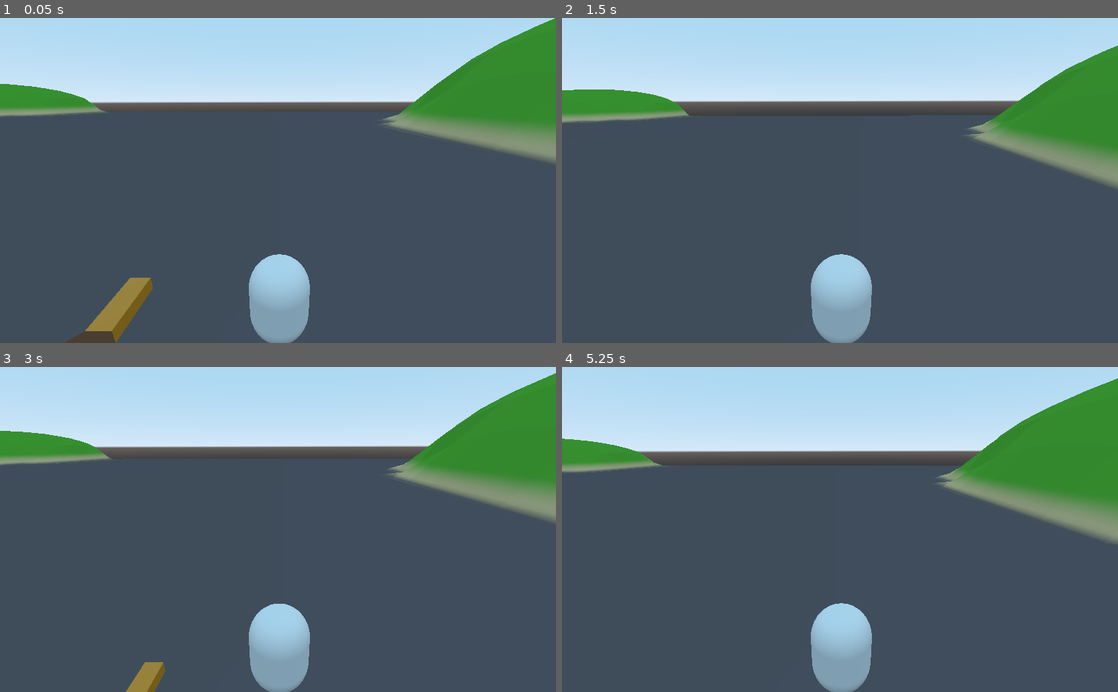
Above: before the commit, frames 1-4 (two rows, left to right).
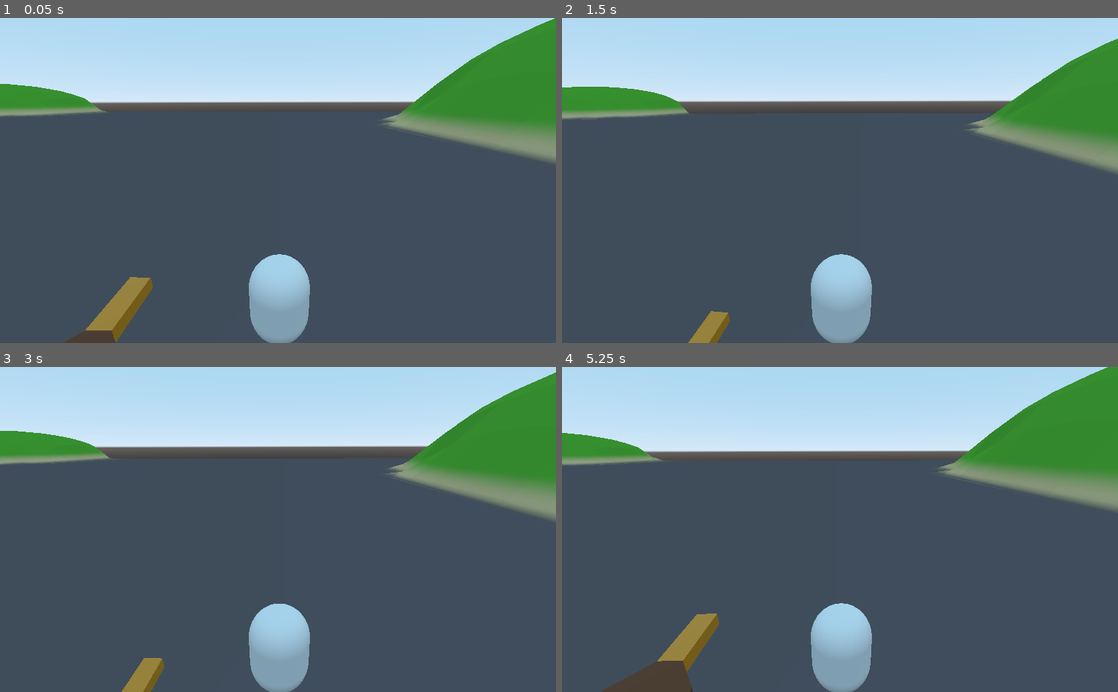
Above: after the commit, the same moments.

Repository: uzarnom/race-to-the-new-world
Game: Godot game, scene res://Test Env/TestLevel.tscn
Same seed, same stepped clock (60 frames per second), same inputs: the game is played once before the commit and once after it. The project has no main scene, so this scene is started directly.
Inputs (mouse positions are in pixels of both pictures, inside the frame that each line leads up to):
- Up to frame 1 (0.05 s): no input
- Up to frame 2 (1.5 s): tap Enter at 0.5 s; move the mouse to (867, 180) at 0.52 s; hold Up (alt_forward) from 0.53 s (still down); tap 1 (builditem1) at 0.6 s; tap Space (jump) at 0.77 s; tap 2 (builditem2) at 0.8, 1.35 s; move the mouse to (812, 180) at 1.27 s
- Up to frame 3 (3 s): keep holding Up (alt_forward); tap Space (jump) at 1.52, 2.75 s; tap 3 (builditem3) at 1.55, 2.1 s; move the mouse to (289, 523) at 2.02 s; click (289, 523) at 2.3 s; move the mouse to (272, 536) at 2.77 s; click (272, 536) at 2.85 s
- Up to frame 4 (5.25 s): keep holding Up (alt_forward); tap Space (jump) at 3.02, 3.77, 4.52 s; tap . (testingTrigger) at 3.05, 3.6 s; move the mouse to (878, 532) at 3.52 s; tap 4 (builditem4, bound only after the commit) at 3.8, 4.35 s; tap F (cancelControl) at 4.15 s; move the mouse to (795, 526) at 4.27 s; tap 5 (builditem5, bound only after the commit) at 4.55, 5.1 s; move the mouse to (845, 529) at 5.02 s

The runs differ from the first frame. In frame 1, less than 0.1% of the frame differs, in the area x 1-99%, y 1-100%; in frame 2, 4.3%; in frame 3, 0.3%; in frame 4, 8.9%, in the area x 0-100%, y 0-100%.

Commit message:
updated build menu system to scan directory, and navigate directory, updated player to build items continuously

Diff:
--- a/Scripts/BuildMenu.gd
+++ b/Scripts/BuildMenu.gd
@@ -4,7 +4,9 @@
 var scanDirectory = "res://assets/Items"
 var partsDirectory = "res://assets/Ship Parts/"
 
-var currentFolder = scanDirectory
+var currentFolder = partsDirectory
+
+var filesAndFolders = []
 
 
 # InputMode variables
@@ -16,12 +18,15 @@
 
 func _ready():
 
+
 	setPosition() # set the UI's position
 
-	var files = scanFilesForBuildMenu(scanDirectory) # scan the directoy for an array of items
-
-	displayCurrentMenuItems(files) # displays the array of items
-
+	# scan and display menu items
+#	var files = scanFilesForBuildMenu(scanDirectory) # scan the directoy for an array of items
+#	displayCurrentMenuItems(files) # displays the array of items
+	ReBuildMenu(currentFolder)
+
+	# the new scan and display menu items
 	# print(files) # Testing - prints the array of items
 
 	# functions
@@ -41,13 +46,51 @@
 		MainLevel.changeInputMode(InputMode.PlayerMode)
 
 	if(Input.is_action_just_pressed("testingTrigger")):
-		scanAndBuildMenuItems(partsDirectory)
+
+		# This is how we scan the directory and display it
+#		var directoryList = ScanDirectory(partsDirectory)
+#		filesAndFolders = directoryList
+#		DisplayScannedDirectory(directoryList)
+
+		# This next one is testing the get parent folder thing
+		print(GetParentFolder())
+
 		pass
 
 # Receive a number from the player and return the selected menu or null if menu switching
 func receiveInput(menuNumber:int):
-	print("Need to implement the menu system once the dynamic items for the ship has been finished")
-	return preload("res://assets/Ship Parts/weight.tscn").instance()
+
+	#return preload("res://assets/Ship Parts/weight.tscn").instance()
+
+	menuNumber -= 1
+
+	# if the menu selection is outside the selection, return null to show no change or
+	if(menuNumber < 0 || menuNumber > filesAndFolders.size()-1):
+		return null
+
+	var file = filesAndFolders[menuNumber]
+	if(IsFile(file)):
+		# return the instance things
+		print("Loading: " + file.folder + file.filename)
+		return ResourceLoader.load(file.folder + file.fileName)
+		pass
+	else:
+		# a folder, navigate and rebuild menu
+		if(file == ".."):
+			currentFolder = GetParentFolder()
+			ReBuildMenu(currentFolder)
+		else:
+			print("Current Folder: " + currentFolder)
+			print("file: " + file)
+			currentFolder = currentFolder + file + "/"
+			ReBuildMenu(currentFolder)
+
+		return null
+		pass
+
+	# Need to change to allow for changing directory, s
+	# store current directory so we can use current directory + file name
+	# store current directory list
 
 # Based on the screens resolution, set the location of thebuild menu
 func setPosition():
@@ -60,7 +103,7 @@
 	print("Rect Position = " + str(rect_position))
 
 # **********************
-# Old file scan method and display
+# Old file scan method and display - becoming obsolete
 # **********************
 # the curren method to get the list of buildables
 func scanFilesForBuildMenu(toScan:String):
@@ -114,24 +157,18 @@
 	pass
 
 # **********************
-# New Item scan and display methods
-# **********************
-func scanAndBuildMenuItems(toScan:String):
-#	var dir = Directory.new()
-#	dir.open(toScan)
-#	dir.list_dir_begin()
-	print("Building Menu - startign at: " + toScan)
-	var tempList = recursiveScan(toScan)
-	print(tempList)
-
-func recursiveScan(scanDir:String):
+# Recersive scan - obsolete
+# **********************
+func ScanAndBuildMenuItems(toScan:String):
+	var tempList = RecursiveScan(toScan)
+	return tempList
+
+func RecursiveScan(scanDir:String):
 	var retArr = []
 
 	var dir = Directory.new()
 	dir.open(scanDir)
 	dir.list_dir_begin(true,true)
-
-	print("New Recurse - scanning: " + scanDir)
 
 	var file = dir.get_next()
 	while file != "":
@@ -142,7 +179,7 @@
 			# check folder has an image
 			var temp_file = File.new()
 			if(temp_file.file_exists(nextScan + ".png")):
-				retArr.append({nextScan: recursiveScan(nextScan) })
+				retArr.append({nextScan: RecursiveScan(nextScan) })
 			else:
 				print(str(file) + " Does not have an accompanying .png")
 		else:
@@ -165,11 +202,153 @@
 	# return the file and folder array
 	return retArr
 
-
-
-
+# requries a position and level
+func DisplayMenuItems(files):
+
+	# Steps
+	# clear current Menu items
+	ClearChildren()
+	# Loop the files
+
+	# for now store the position and files globally
+	#
+
+	pass
+
+# **********************
+# Scan This directory only
+# **********************
+
+func ScanDirectory(toScan:String):
+	var retArr = []
+
+	var dir = Directory.new()
+	dir.open(toScan)
+	dir.list_dir_begin(true, true)
+
+	if(toScan != partsDirectory):
+		retArr.append("..")
+
+	var file = dir.get_next()
+	while file != "": # While Items exist within the directory
+			# IF A FOLDER
+			if(dir.current_is_dir()):
+				# ensure the folder has an image, else don't add it
+				var temp_file = File.new()
+				if(temp_file.file_exists(partsDirectory + "/" + file + ".png")):
+					retArr.append(file)
+				else:
+					print("BUILD MENU ERROR: the following folder does not have a png, ignoring folder: " + str(file))
+
+
+			# If a File
+			else:
+				if(file.ends_with(".tscn")):
+					var newItem = ItemPreLoad.new()
+					newItem.folder = toScan
+					newItem.fileName = file
+					newItem.ItemImage = toScan + "/" + file.substr(0, file.length()-5) + '.png'
+					print("Image Name "+ newItem.ItemImage)
+					# Verify we have an image for the resrouce, and append if we have both
+					var temp_file = File.new()
+					if(temp_file.file_exists(newItem.ItemImage)):
+						retArr.append(newItem)
+					else:
+						print(str(file) + " Does not have an accompanying .png")
+
+			# Before we start the next loop, load next file into file variable
+			file = dir.get_next()
+
+	return retArr
+
+func DisplayScannedDirectory(directory:Array):
+	# Clear current Menu Items
+	ClearChildren()
+
+	var position = 0
+	var lengthInterval = 64
+
+	for file in directory:
+
+		var newRect = TextureRect.new()
+		var texture
+
+		#Note Error checking is done before adding the file to this list
+		if(typeof(file) == TYPE_STRING && file == ".."):#back folder shit
+			texture = ResourceLoader.load(partsDirectory + "/back.png")
+		elif(typeof(file) == TYPE_STRING):# if its a string its a folder
+			var iconPath = currentFolder + "/" + file + ".png"
+			texture = ResourceLoader.load(iconPath)
+		else: # is a folder
+			print(file.ItemImage)
+			texture = ResourceLoader.load(file.ItemImage)
+
+		newRect.texture = texture
+		newRect.rect_scale.x = 0.5
+		newRect.rect_scale.y = 0.5
+
+		newRect.rect_position.x = position * lengthInterval
+		position += 1
+
+		$MenuBackground.add_child(newRect)
+		# load image resource
+		# place image resource
+		# if file is ".." use special image at set location
+		pass
+
+
+	pass
+
+func ReBuildMenu(buildFolder:String):
+	var directoryList = ScanDirectory(currentFolder)
+	filesAndFolders = directoryList
+	DisplayScannedDirectory(directoryList)
+
+	pass
+# **********************
+# Helper functions
+# **********************
 func toggleVisibility():
 	visible = !visible
+
+func ClearChildren():
+	for n in $MenuBackground.get_children():
+		$MenuBackground.remove_child(n)
+		n.queue_free()
+
+
+func GetParentFolder():
+
+#	print(currentFolder.find_last("/"))
+#	print(currentFolder.substr(0, 23))
+#	var newFol:String = currentFolder.substr(0,23)
+#	var remPoint:int = newFol.find_last("/")
+#	newFol = newFol.substr(0, remPoint+1)
+#	print(currentFolder)
+#	print(newFol)
+
+
+	if(currentFolder == partsDirectory):
+		return currentFolder
+
+	# remove the last folder, keeping the trailing '/'
+	var remPoint:int = currentFolder.find_last("/")
+	currentFolder = currentFolder.substr(0, remPoint)
+	remPoint = currentFolder.find_last("/")
+	currentFolder = currentFolder.substr(0, remPoint+1)
+
+	return currentFolder
+	pass
+
+func IsFile(file):
+	if(typeof(file) == TYPE_STRING):
+		return false # it is a folder if it is just a string
+	else:
+		return true # else an object is a file
+
+# **********************
+# InputMode Change response
+# **********************
 # function which responds to the InputmodeChange
 func InputModeChanged():
 	print("Currently in Build Menu, receiving new inputMode")
--- a/Scripts/Main Hull.gd
+++ b/Scripts/Main Hull.gd
@@ -138,17 +138,17 @@
 	MainLevel.changeInputMode(InputMode.PlayerMode)
 	return
 	# RetTarget #The Player Hopefully
-	print("The Return Target: " + RetTarget.name)
-	var Cam = get_node("Camera_Point").get_node("Camera")
-
-	if(Cam == null):
-		print("The Camera is not located under this object: " + name)
-		return
-
-	# Remove from this and add the camera new parent
-	get_node("Camera_Point").remove_child(Cam)
-	RetTarget.get_node("Camera_Point").add_child(Cam)
-	Cam.global_transform.origin = RetTarget.get_node("Camera_Point").global_transform.origin
+#	print("The Return Target: " + RetTarget.name)
+#	var Cam = get_node("Camera_Point").get_node("Camera")
+#
+#	if(Cam == null):
+#		print("The Camera is not located under this object: " + name)
+#		return
+#
+#	# Remove from this and add the camera new parent
+#	get_node("Camera_Point").remove_child(Cam)
+#	RetTarget.get_node("Camera_Point").add_child(Cam)
+#	Cam.global_transform.origin = RetTarget.get_node("Camera_Point").global_transform.origin
 
 # **********************
 # Build system
--- a/Scripts/Player.gd
+++ b/Scripts/Player.gd
@@ -2,7 +2,7 @@
 
 # Player Movement Varibales
 export var speed = 15
-export var gravity = 12.25
+export var gravity = 20
 export var jumpforce = 10
 var acceleration = 5
 
@@ -38,6 +38,7 @@
 
 # Build Mode Variables
 var buildable:Node = null
+var buildableToInstance = null
 var buildMenu:Node = null
 
 
@@ -101,7 +102,7 @@
 
 	# Apply Gravity, check for jump and if on floor
 	var snapDist = 0.2
-	var snap = Vector3.DOWN * snapDist#if is_on_floor() else Vector3.ZERO
+	snap = Vector3.DOWN * snapDist#if is_on_floor() else Vector3.ZERO
 
 	if(!is_on_floor()): #if not on floor apply gravity, disable snapping
 		gravity_vec += Vector3.DOWN * gravity * delta
@@ -153,7 +154,7 @@
 	# Build Menu Functions
 	# **********************
 	if(currentInputMode == InputMode.BuildMode):
-		var tempBuildable:Node = null
+		var tempBuildable:PackedScene = null
 		if(Input.is_action_just_pressed("builditem1")):
 			print("Send Signal build Item 1 to player?")
 			tempBuildable = buildMenu.receiveInput(1)
@@ -163,11 +164,22 @@
 		if(Input.is_action_just_pressed("builditem3")):
 			print("Send Signal build Item 3 to player?")
 			tempBuildable = buildMenu.receiveInput(3)
+		if(Input.is_action_just_pressed("builditem4")):
+			tempBuildable = buildMenu.receiveInput(4)
+		if(Input.is_action_just_pressed("builditem5")):
+			tempBuildable = buildMenu.receiveInput(5)
+		if(Input.is_action_just_pressed("builditem6")):
+			tempBuildable = buildMenu.receiveInput(6)
+		if(Input.is_action_just_pressed("builditem7")):
+			tempBuildable = buildMenu.receiveInput(7)
+		if(Input.is_action_just_pressed("builditem8")):
+			tempBuildable = buildMenu.receiveInput(8)
 
 		if(tempBuildable != null):
 			if(buildable != null):
 				buildable.queue_free()
-			buildable = tempBuildable
+			buildable = tempBuildable.instance()
+			buildableToInstance = tempBuildable
 			add_child(buildable)
 
 		# If there is a selected buildable, show it at the correect position
@@ -252,6 +264,8 @@
 #			print("Buildable location: " + str(buildable.global_transform))
 #			print("Intended Location: " + str(castResult.get_collision_point()))
 	buildable = null
+	buildable = buildableToInstance.instance()
+	add_child(buildable)
 	#ship.triggerRecalc()
 	pass
 
--- a/assets/Ship Parts/Helms/helm_lvl_1.tscn
+++ b/assets/Ship Parts/Helms/helm_lvl_1.tscn
@@ -39,7 +39,6 @@
 extents = Vector3( 1.72637, 1.36706, 1.9868 )
 
 [node name="Helm" type="Spatial"]
-transform = Transform( 0.1, 0, 0, 0, 0.1, 0, 0, 0, 0.1, 0, 0, 0 )
 script = ExtResource( 2 )
 
 [node name="Cube" type="MeshInstance" parent="."]
--- a/project.godot
+++ b/project.godot
@@ -80,6 +80,31 @@
 "events": [ Object(InputEventKey,"resource_local_to_scene":false,"resource_name":"","device":0,"alt":false,"shift":false,"control":false,"meta":false,"command":false,"pressed":false,"scancode":51,"physical_scancode":0,"unicode":0,"echo":false,"script":null)
  ]
 }
+builditem4={
+"deadzone": 0.5,
+"events": [ Object(InputEventKey,"resource_local_to_scene":false,"resource_name":"","device":0,"alt":false,"shift":false,"control":false,"meta":false,"command":false,"pressed":false,"scancode":52,"physical_scancode":0,"unicode":0,"echo":false,"script":null)
+ ]
+}
+builditem5={
+"deadzone": 0.5,
+"events": [ Object(InputEventKey,"resource_local_to_scene":false,"resource_name":"","device":0,"alt":false,"shift":false,"control":false,"meta":false,"command":false,"pressed":false,"scancode":53,"physical_scancode":0,"unicode":0,"echo":false,"script":null)
+ ]
+}
+builditem6={
+"deadzone": 0.5,
+"events": [ Object(InputEventKey,"resource_local_to_scene":false,"resource_name":"","device":0,"alt":false,"shift":false,"control":false,"meta":false,"command":false,"pressed":false,"scancode":54,"physical_scancode":0,"unicode":0,"echo":false,"script":null)
+ ]
+}
+builditem7={
+"deadzone": 0.5,
+"events": [ Object(InputEventKey,"resource_local_to_scene":false,"resource_name":"","device":0,"alt":false,"shift":false,"control":false,"meta":false,"command":false,"pressed":false,"scancode":55,"physical_scancode":0,"unicode":0,"echo":false,"script":null)
+ ]
+}
+builditem8={
+"deadzone": 0.5,
+"events": [ Object(InputEventKey,"resource_local_to_scene":false,"resource_name":"","device":0,"alt":false,"shift":false,"control":false,"meta":false,"command":false,"pressed":false,"scancode":56,"physical_scancode":0,"unicode":0,"echo":false,"script":null)
+ ]
+}
 testingTrigger={
 "deadzone": 0.5,
 "events": [ Object(InputEventKey,"resource_local_to_scene":false,"resource_name":"","device":0,"alt":false,"shift":false,"control":false,"meta":false,"command":false,"pressed":false,"scancode":46,"physical_scancode":0,"unicode":0,"echo":false,"script":null)
Renamed: Test Scene/Test.tscn -> Test/Test.tscn
Binary file added: assets/Ship Parts/Engines.png
Not shown, added: assets/Ship Parts/Engines.png.import
Binary file added: assets/Ship Parts/Guns.png
Not shown, added: assets/Ship Parts/Guns.png.import
Binary file added: assets/Ship Parts/Helms.png
Not shown, added: assets/Ship Parts/Helms.png.import
Binary file added: assets/Ship Parts/Lift.png
Not shown, added: assets/Ship Parts/Lift.png.import
Binary file added: assets/Ship Parts/Propolsion.png
Not shown, added: assets/Ship Parts/Propolsion.png.import
Binary file added: assets/Ship Parts/back.png
(and 4 more such lines)
